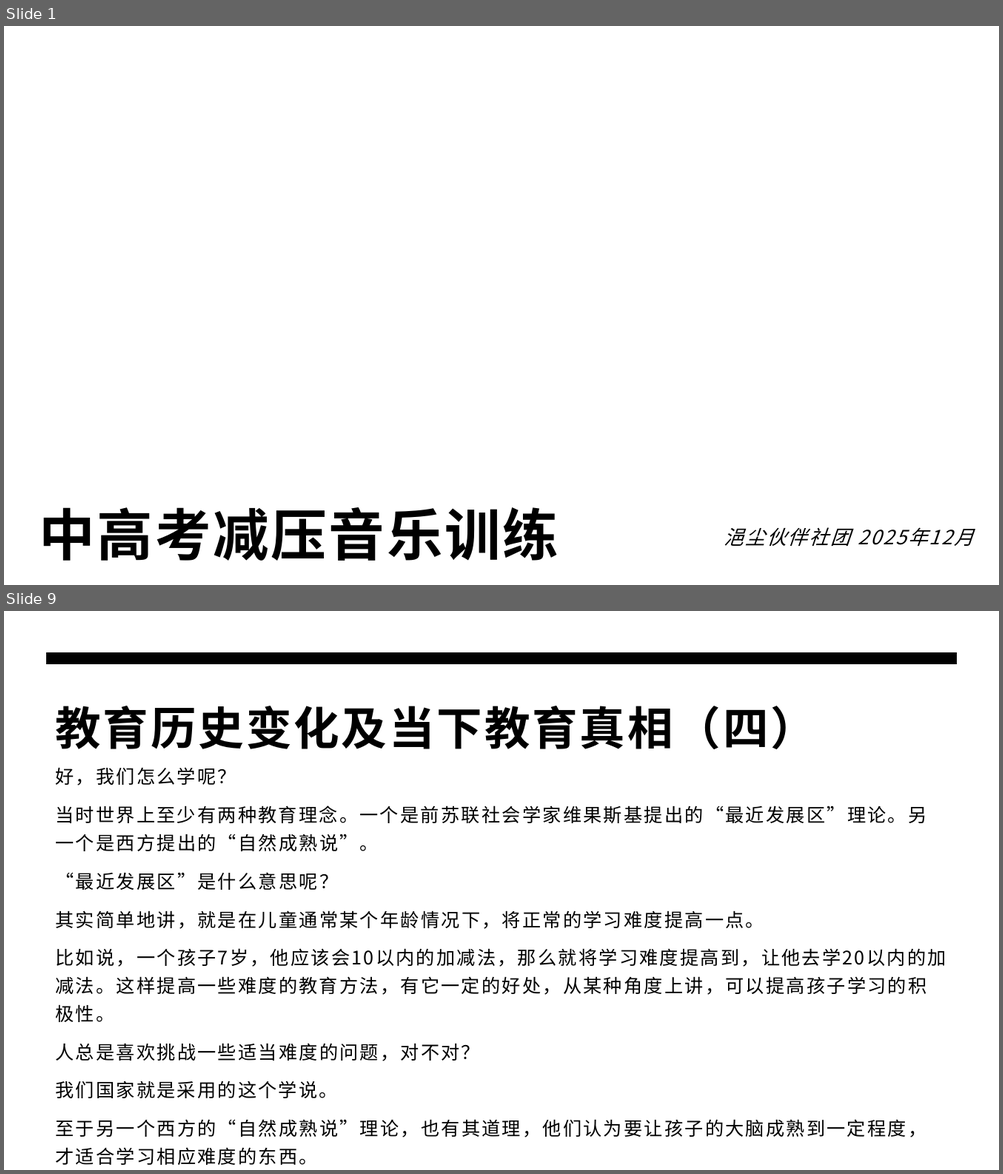
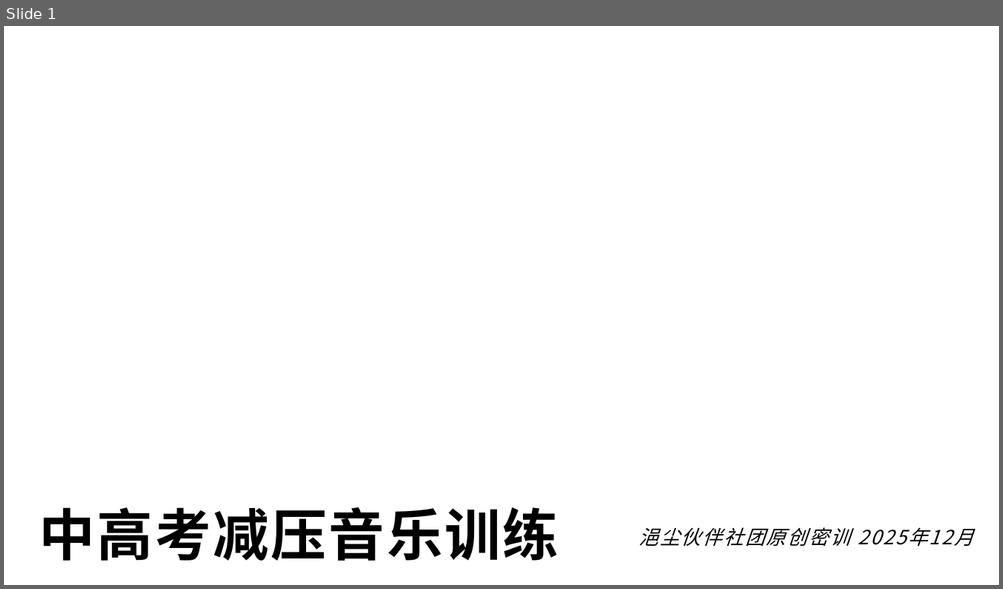
Before and after one commit to panxibei/writing, a slide deck: 44_心理学/浥尘伙伴社团原创：中高考音乐减压心理训练/PPT制作素材/浥尘伙伴社团原创：中高考音乐减压心理训练.pptx. Shown one above the other, each under a label of ours: slides 1 and 9 before the commit, slide 1 after it; the slides between them are not shown. The pictures are 1003x1174 and 1003x589 pixels, drawn with LibreOffice and Linux fonts; fonts in the diff are those of the drawing; background and template pictures are left out. Boxes give left, top, right and bottom in pixels: in the first picture for what was removed or moved away, otherwise in the second. Text is boxed around its words. In the diff, an @@ line names an element or a change of style, - is before the commit and + after.

```diff
--- a/44_心理学/浥尘伙伴社团原创：中高考音乐减压心理训练/PPT制作素材/浥尘伙伴社团原创：中高考音乐减压心理训练.pptx
+++ b/44_心理学/浥尘伙伴社团原创：中高考音乐减压心理训练/PPT制作素材/浥尘伙伴社团原创：中高考音乐减压心理训练.pptx
@@ slide 9 removed at box(4, 611, 999, 1170), background #FFFFFF @@
@@ freeform shape removed at box(46, 652, 957, 665) @@
@@ title removed at box(56, 706, 817, 749) @@
-教育历史变化及当下教育真相（四）
@@ text removed at box(56, 768, 946, 1165) @@
-好，我们怎么学呢？
-当时世界上至少有两种教育理念。一个是前苏联社会学家维果斯基提出的“最近发展区”理论。另一个是西方提出的“自然成熟说”。
-“最近发展区”是什么意思呢？
-其实简单地讲，就是在儿童通常某个年龄情况下，将正常的学习难度提高一点。
-比如说，一个孩子7岁，他应该会10以内的加减法，那么就将学习难度提高到，让他去学20以内的加减法。这样提高一些难度的教育方法，有它一定的好处，从某种角度上讲，可以提高孩子学习的积极性。
-人总是喜欢挑战一些适当难度的问题，对不对？
-我们国家就是采用的这个学说。
-至于另一个西方的“自然成熟说”理论，也有其道理，他们认为要让孩子的大脑成熟到一定程度，才适合学习相应难度的东西。
@@ slide 1 changed as well @@
@@ subtitle at box(639, 528, 973, 546): text changed @@
-浥尘伙伴社团 2025年12月
+浥尘伙伴社团原创密训 2025年12月
```
Also in this commit, not shown: 24 slides added, 29 other slides removed, 2 other files.
